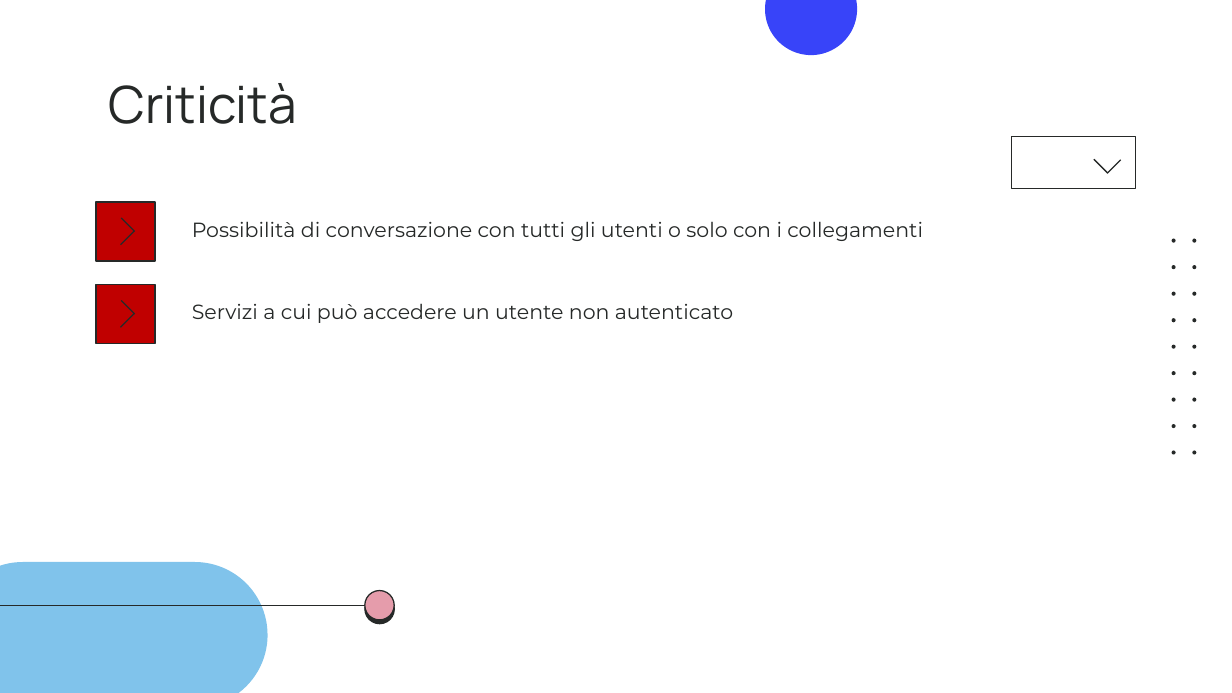
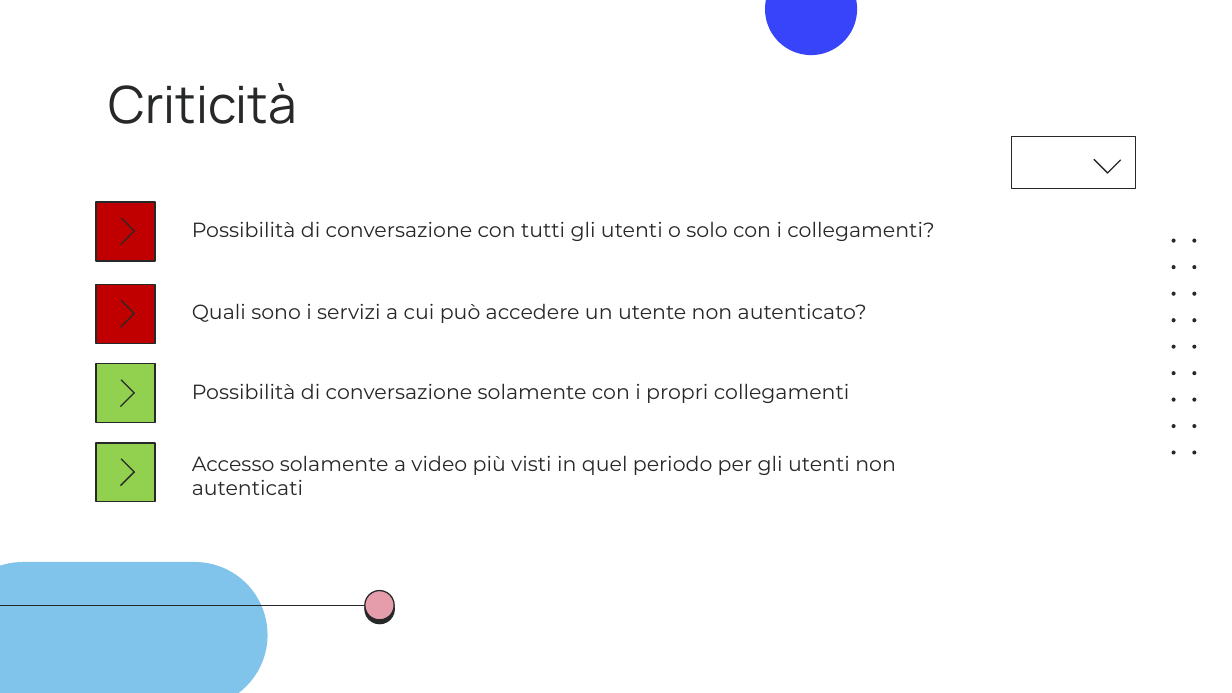
Before and after one commit to slocatelli30/CommuniTEDx, a slide deck: slide 4 of Progetto1.0 review1/CommuniTEDx_1.0 - review.pptx. Drawn at 1232x693 pixels with LibreOffice and Linux fonts; fonts in the diff are those of the drawing. Boxes give left, top, right and bottom in pixels: in the first picture for what was removed or moved away, otherwise in the second. Text is boxed around its words. In the diff, an @@ line names an element or a change of style, - is before the commit and + after.

```diff
--- a/Progetto1.0 review1/CommuniTEDx_1.0 - review.pptx
+++ b/Progetto1.0 review1/CommuniTEDx_1.0 - review.pptx
@@ text at box(192, 221, 934, 241): text changed @@
-Possibilità di conversazione con tutti gli utenti o solo con i collegamenti
+Possibilità di conversazione con tutti gli utenti o solo con i collegamenti?
@@ text at box(192, 303, 867, 323): text changed @@
-Servizi a cui può accedere un utente non autenticato
+Quali sono i servizi a cui può accedere un utente non autenticato?
@@ rectangle added at box(96, 363, 155, 423), fill #92D050, outline #262928 0.75 pt @@
@@ line added from (121, 379) to (134, 393), #262928 0.75 pt @@
@@ text added at box(192, 383, 850, 403), 12 pt, text #262928 @@
+Possibilità di conversazione solamente con i propri collegamenti
@@ line added from (121, 407) to (134, 393), #262928 0.75 pt @@
@@ rectangle added at box(96, 444, 155, 503), fill #92D050, outline #262928 0.75 pt @@
@@ line added from (121, 458) to (134, 472), #262928 0.75 pt @@
@@ line added from (121, 485) to (134, 472), #262928 0.75 pt @@
@@ text added at box(192, 455, 896, 495), 12 pt, text #262928 @@
+Accesso solamente a video più visti in quel periodo per gli utenti non autenticati
```
Also in this commit, not shown: 1 other slide changed, 1 slide removed, 2 other files.
